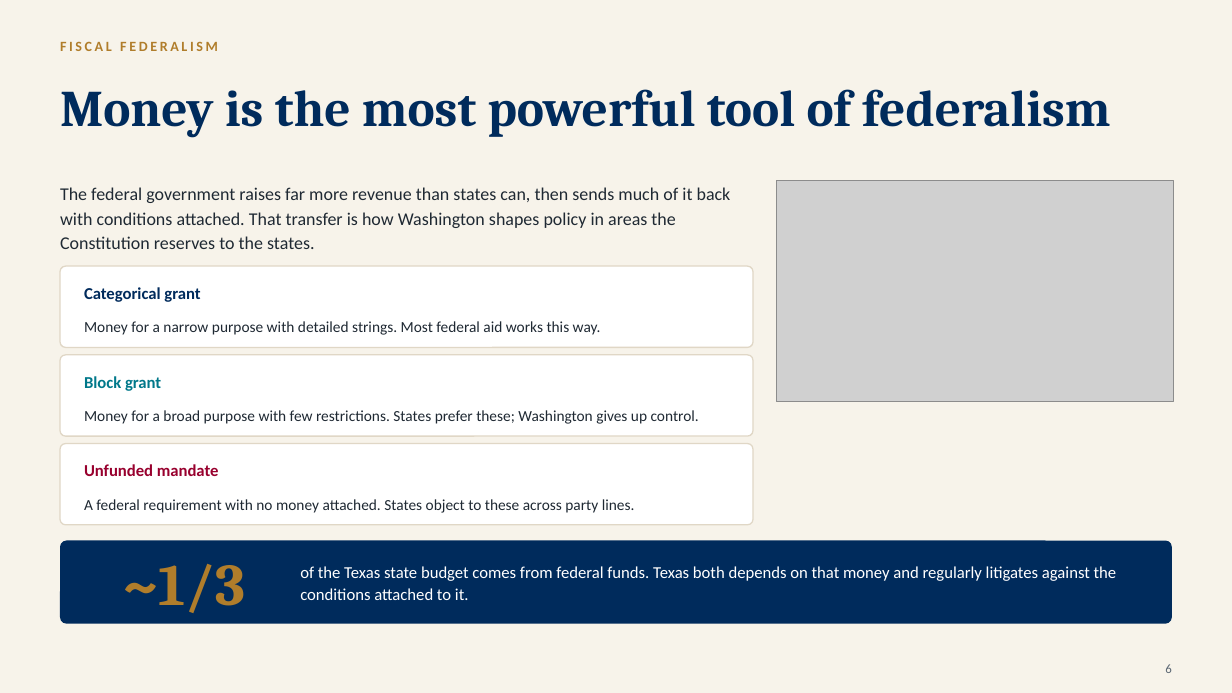
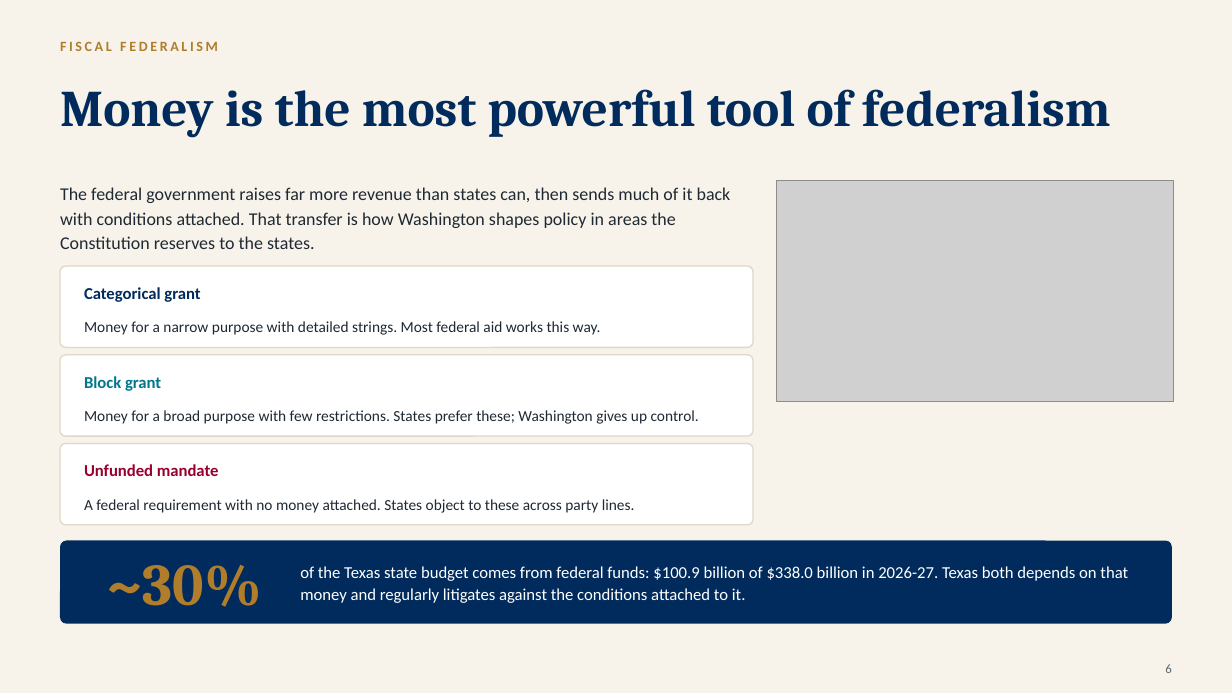
Before and after one commit to ProfessorJaredAlanStewart/texas-govt-modules, a slide deck: slide 7 of slides/Chapter 03 - Federalism (Lecture Deck).pptx. Drawn at 1232x693 pixels with LibreOffice and Linux fonts; fonts in the diff are those of the drawing; grey boxes stand for pictures. Boxes give left, top, right and bottom in pixels: in the first picture for what was removed or moved away, otherwise in the second. Text is boxed around its words. In the diff, an @@ line names an element or a change of style, - is before the commit and + after.

```diff
--- a/slides/Chapter 03 - Federalism (Lecture Deck).pptx
+++ b/slides/Chapter 03 - Federalism (Lecture Deck).pptx
@@ text at bbox=[108, 565, 262, 607]: text changed @@
-~1/3
+~30%
@@ text at bbox=[300, 566, 1128, 603]: text changed @@
-of the Texas state budget comes from federal funds. Texas both depends on that money and regularly litigates against the conditions attached to it.
+of the Texas state budget comes from federal funds: $100.9 billion of $338.0 billion in 2026-27. Texas both depends on that money and regularly litigates against the conditions attached to it.
```
Also in this commit, not shown: 3 other slides changed, 58 other files.
